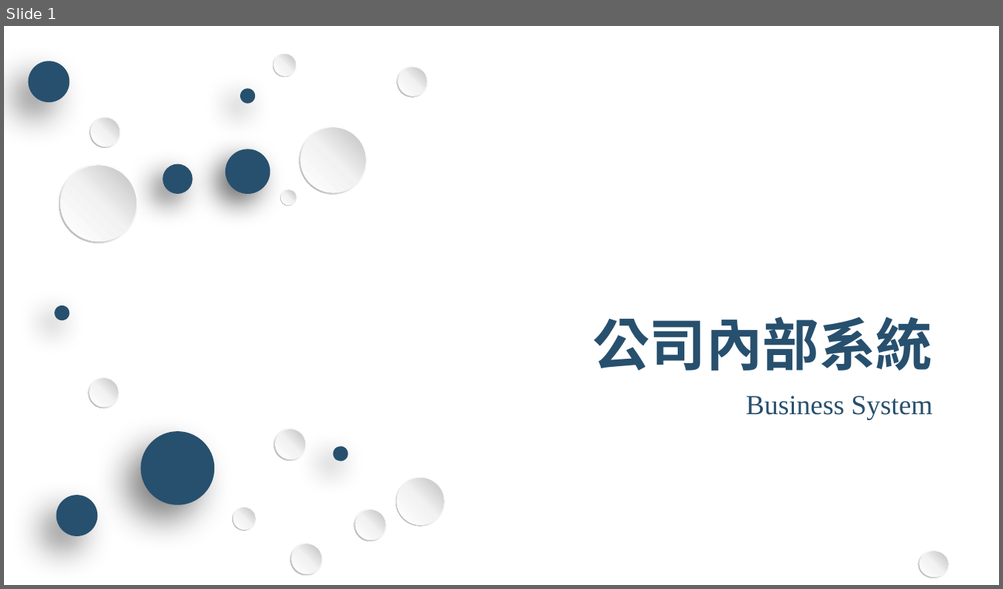
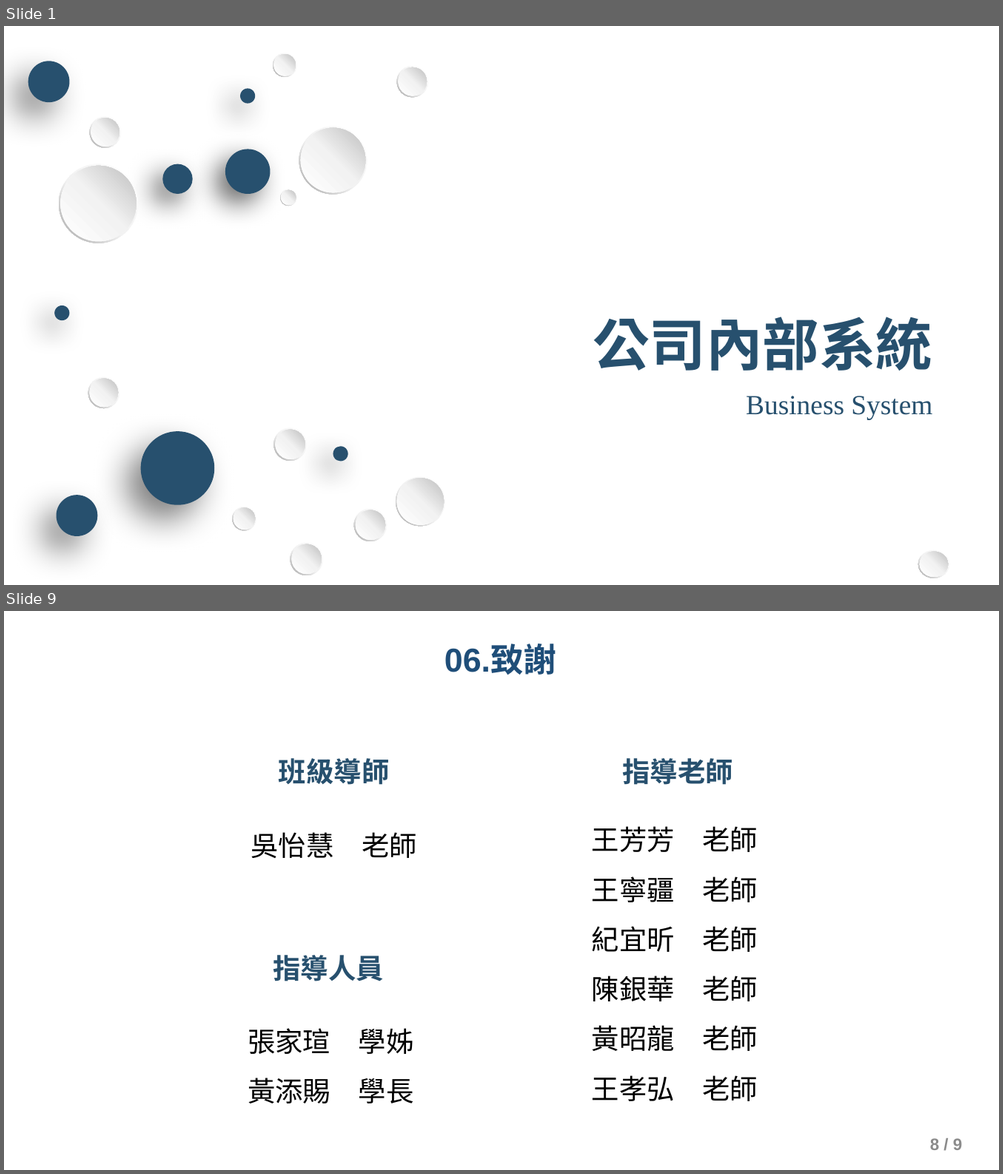
Before and after one commit to III-MSIT123-Group5/RoryRoryCC, a slide deck: 第一組(20191225).pptx. Shown one above the other, each under a label of ours: slide 1 before the commit, slides 1 and 9 after it; the slides between them are not shown. The pictures are 1003x589 and 1003x1174 pixels, drawn with LibreOffice and Linux fonts; fonts in the diff are those of the drawing; background and template pictures are left out. Boxes give left, top, right and bottom in pixels: in the first picture for what was removed or moved away, otherwise in the second. Text is boxed around its words. In the diff, an @@ line names an element or a change of style, - is before the commit and + after.

```diff
--- a/第一組(20191225).pptx
+++ b/第一組(20191225).pptx
@@ slide 9 added at (4,611,999,1170), background picture (left out) @@
@@ text added at (444,646,557,675), 24 pt, text #1F4E79, bold @@
+06.致謝
@@ group added at (247,758,757,1104): 6 texts @@
+指導老師
+王芳芳 老師
+王寧疆 老師
+紀宜昕 老師
+陳銀華 老師
+黃昭龍 老師
+王孝弘 老師
+班級導師
+吳怡慧 老師
+指導人員
+張家瑄 學姊
+黃添賜 學長
@@ page number added at (930,1139,962,1150), 12 pt, text #8C8C8C, bold @@
+8 / 9
```
Also in this commit, not shown: 7 slides changed, 1 other slide added.
